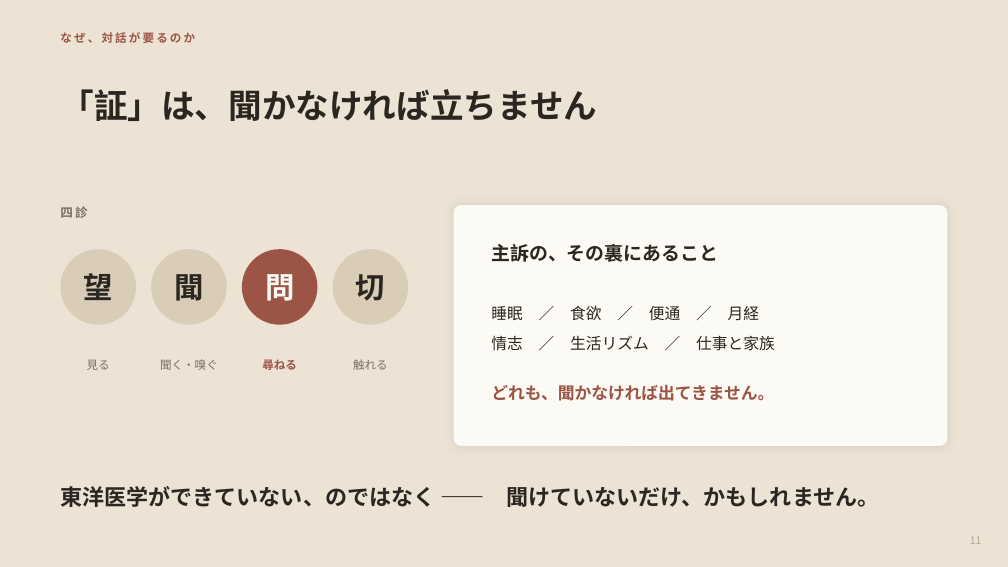
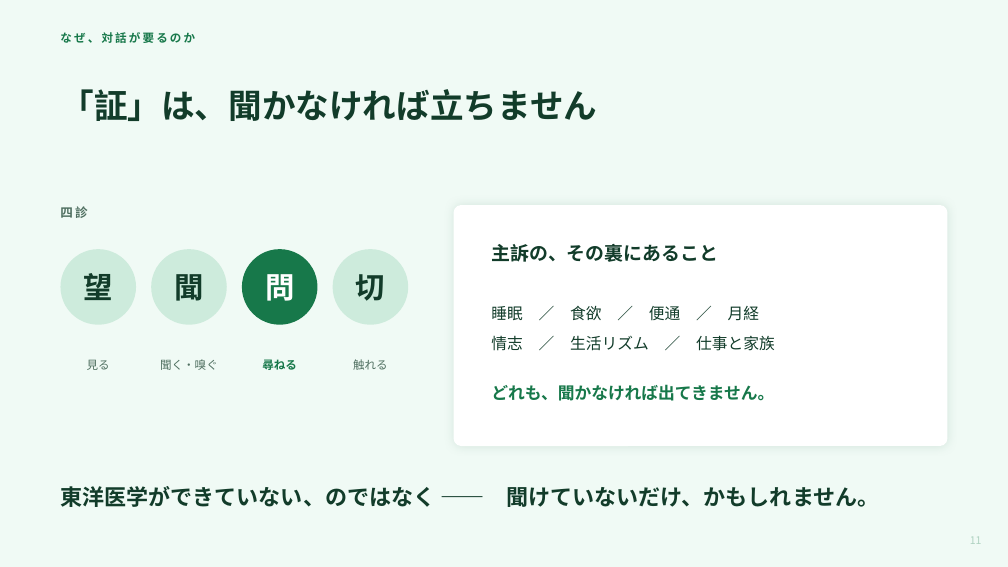
Before and after one commit to mananyon/manayonekura, a slide deck: slide 11 of docs/slides/APNET-keicho-60min.pptx. Drawn at 1008x567 pixels with LibreOffice and Linux fonts; fonts in the diff are those of the drawing. Boxes give left, top, right and bottom in pixels: in the first picture for what was removed or moved away, otherwise in the second. Text is boxed around its words. In the diff, an @@ line names an element or a change of style, - is before the commit and + after.

```diff
--- a/docs/slides/APNET-keicho-60min.pptx
+++ b/docs/slides/APNET-keicho-60min.pptx
@@ background #ECE3D4 to #F0FAF5 @@
@@ rounded rectangle at <box>454,205,948,446</box>: fill #FCFAF4 to #FFFFFF; shadow changed @@
@@ text "問" at <box>265,274,294,301</box>: text colour #FCFAF4 to #FFFFFF @@
@@ ellipse at <box>242,250,318,325</box>: fill #9C5446 to #17784A @@
@@ fill #D9CDB8 to #CDEBDC in 3 elements at <box>60,250,136,325</box>, <box>151,250,227,325</box>, <box>333,250,408,325</box> @@
@@ text colour #7A6E60 to #4F6F60 in 4 elements at <box>60,206,87,218</box>, <box>87,359,110,370</box>, <box>160,359,218,370</box>, <box>353,359,388,370</box> @@
@@ text colour #9C5446 to #17784A in 3 elements at <box>60,32,195,43</box>, <box>262,359,297,370</box>, <box>491,384,774,401</box> @@
@@ text colour #2B2620 to #123C2A in 7 elements at <box>60,89,597,121</box>, <box>84,273,113,300</box>, <box>174,269,203,307</box>, <box>356,274,385,301</box>, <box>491,244,718,262</box>, <box>491,306,775,351</box>, <box>60,486,879,507</box> @@
@@ text "11" at <box>970,536,982,544</box>: text colour #B7A991 to #AFD2C1 @@
```
Also in this commit, not shown: 62 other slides changed, 2 other files.
